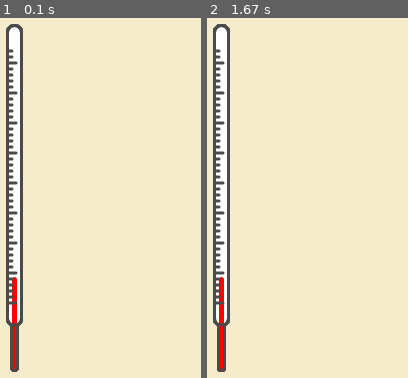
Above: before the commit, frames 1-2 (left to right).
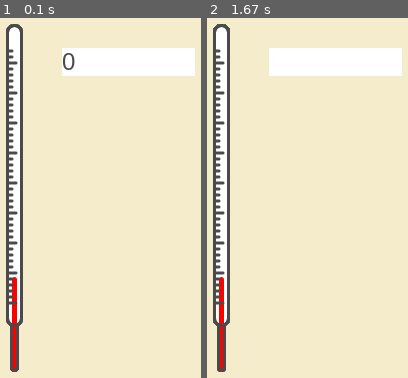
Above: after the commit, the same moments.

Repository: MiwelR/termometroPyGame
Game: pygame game, started from main.py
The game is run twice, just before and just after one commit, with the same random seed, the same clock (stepped at 60 frames per second) and the same inputs.
Inputs:
- Up to frame 1 (0.1 s): no input
- Up to frame 2 (1.67 s): hold Backspace 0.33-0.8 s

The runs differ from the first frame. In frame 1, 5.1% of the frame differs, in the area x 30-98%, y 8-17%; in frame 2, 5.1%.

Commit message:
Entrada - Control de Eventos

Diff:
--- a/main.py
+++ b/main.py
@@ -1,11 +1,116 @@
 import pygame, sys
 from pygame.locals import *
-
 
 class Termometro():
     def __init__(self):
         self.custome = pygame.image.load("images/termo1.png")
 
+class NumberInput():
+    __value = 0
+    __strValue = "0"
+    __position = [0, 0]
+    __size = [0, 0]
+
+    def __init__(self, value=0):
+        self.__font = pygame.font.SysFont("Arial", 24)
+        self.value(value)
+
+        '''
+        try:
+            self.__strValue = int(value)
+            self.__strValue = str(value)
+        except:
+            pass
+        '''
+
+    def on_event(self, event):
+        if event.type == KEYDOWN:
+            if event.unicode.isdigit() and len(self.__strValue) < 12:# Tambien podemos usar: if event.unicode in '0123456789'
+                self.__strValue += event.unicode
+            elif event.key == K_BACKSPACE:
+                self.__strValue = self.__strValue[:-1]
+
+
+    def render(self):
+        textBlock = self.__font.render(self.__strValue, True, (74, 74, 74))
+        rect = textBlock.get_rect()
+        rect.left = self.__position[0]
+        rect.top = self.__position[1]
+        rect.size = self.__size
+
+        # Otra forma de hacer el return:
+        '''
+        return {
+                "fondo": rect,
+                "texto": textBlock
+            }
+        '''
+        return (rect, textBlock)
+
+    def value(self, val=None):
+        if val==None:
+            return self.__value
+        else:
+            val = str(val)
+            try:
+                self.__value = int(val)
+                self.__strValue = val
+            except:
+                pass
+
+    def width(self, val=None):
+        if val == None:
+            return self.__size[0]
+        else:
+            try:
+                self.__size[0] = int(val)
+            except:
+                pass
+
+    def height(self, val=None):
+        if val == None:
+            return self.__size[1]
+        else:
+            try:
+                self.__size[1] = int(val)
+            except:
+                pass
+
+    def size(self, val=None):
+        if val == None:
+            return self.__size
+        else:
+            try:
+                self.__size = [int(val[0]), int(val[1])]
+            except:
+                pass
+
+    def posX(self, val=None):
+        if val == None:
+            return self.__position[0]
+        else:
+            try:
+                self.__position[0] = int(val)
+            except:
+                pass
+
+    def posY(self, val=None):
+        if val == None:
+            return self.__position[1]
+        else:
+            try:
+                self.__position[1] = int(val)
+            except:
+                pass
+
+    def pos(self, val=None):
+        if val == None:
+            return self.__position
+        else:
+            try:
+                self.__position = [int(val[0]), int(val[1])]
+            except:
+                pass
 
 class mainApp():
     termometro = None
@@ -18,6 +123,10 @@
         self.__screen.fill((244, 236, 203))
 
         self.termometro = Termometro()
+        self.entrada = NumberInput()
+        self.entrada.pos((106, 58))
+        self.entrada.size((133, 28))
+
 
     def __on_close(self):
         pygame.quit()
@@ -29,7 +138,16 @@
                 if event.type == QUIT:
                     self.__on_close()
 
+                self.entrada.on_event(event)
+
+            # Pintamos el termómetro en su posición
             self.__screen.blit(self.termometro.custome, (50, 34))
+
+            # Pintamos el cuadro de texto
+            text = self.entrada.render()# Obtenemos rectángulo blanco y foto del texto y lo asignamos a text
+            pygame.draw.rect(self.__screen, (255, 255, 255), text[0]) # Creamos el rectángulo blanco con sus datos (posición y tamaño) text[0]
+            self.__screen.blit(text[1], self.entrada.pos()) # Pintamos la foto del texto (text[1])
+
             pygame.display.flip()
 
 
